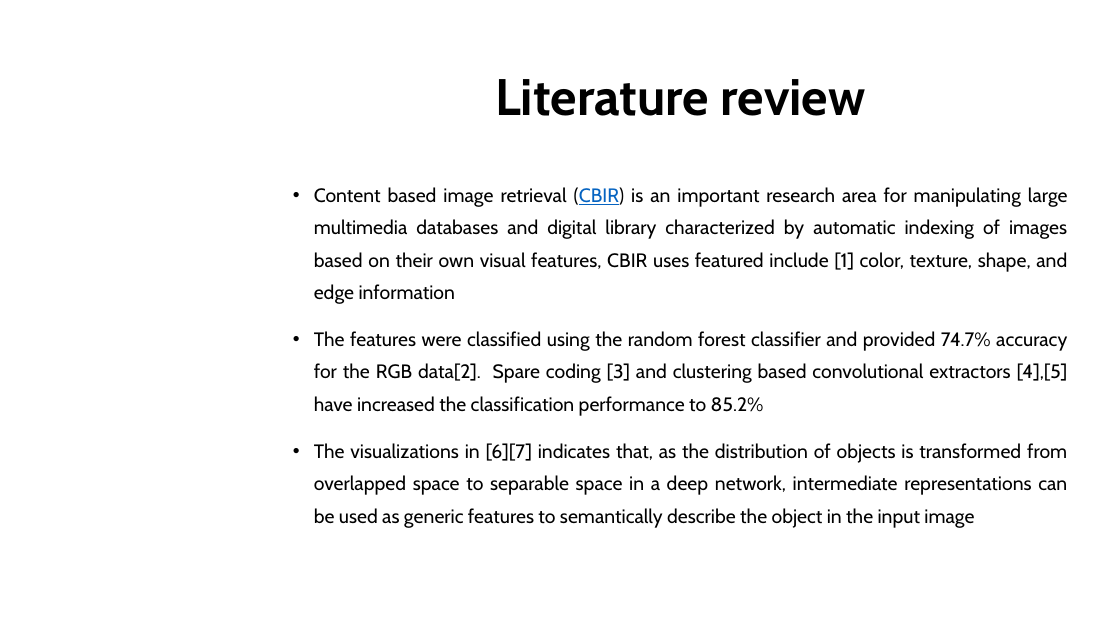
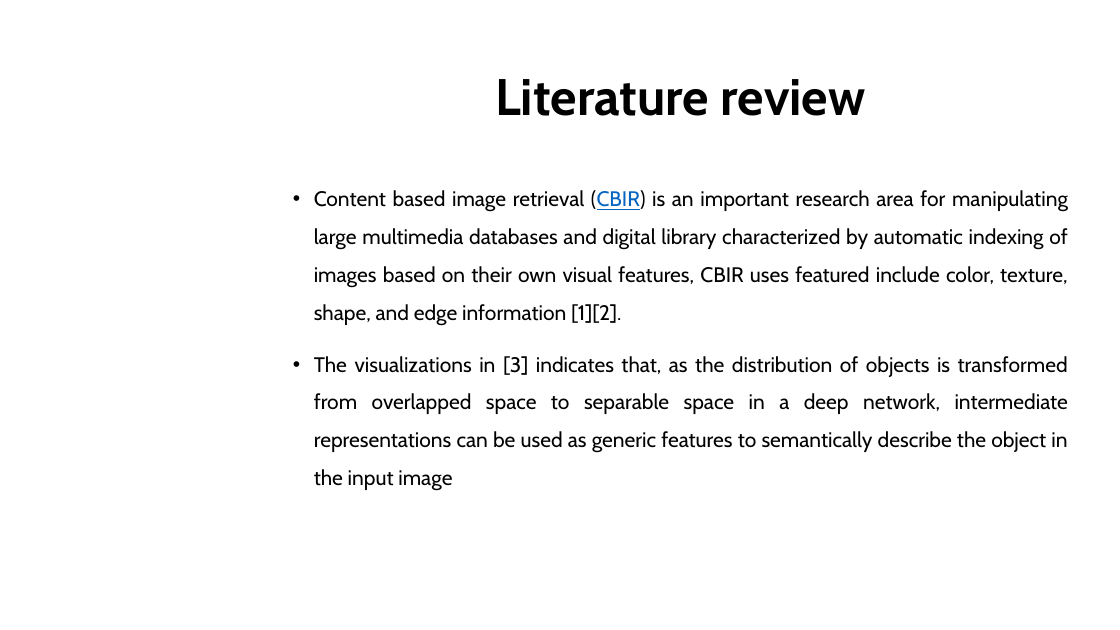
Before and after one commit to dungdovu/DGA1031, a slide deck: slide 8 of DGA1031/What is it.pptx (slide 9 before the commit). Drawn at 1120x630 pixels with LibreOffice and Linux fonts; fonts in the diff are those of the drawing; background and template pictures are left out. Boxes give left, top, right and bottom in pixels: in the first picture for what was removed or moved away, otherwise in the second. Text is boxed around its words. In the diff, an @@ line names an element or a change of style, - is before the commit and + after.

```diff
--- a/DGA1031/What is it.pptx
+++ b/DGA1031/What is it.pptx
@@ text at (314, 190, 1068, 491): text changed; size 16.6 to 18 pt @@
-• Content based image retrieval (CBIR) is an important research area for manipulating large multimedia databases and digital library characterized by automatic indexing of images based on their own visual features, CBIR uses featured include [1] color, texture, shape, and edge information
-• The features were classified using the random forest classifier and provided 74.7% accuracy for the RGB data[2]. Spare coding [3] and clustering based convolutional extractors [4],[5] have increased the classification performance to 85.2%
-• The visualizations in [6][7] indicates that, as the distribution of objects is transformed from overlapped space to separable space in a deep network, intermediate representations can be used as generic features to semantically describe the object in the input image
+• Content based image retrieval (CBIR) is an important research area for manipulating large multimedia databases and digital library characterized by automatic indexing of images based on their own visual features, CBIR uses featured include color, texture, shape, and edge information [1][2].
+• The visualizations in [3] indicates that, as the distribution of objects is transformed from overlapped space to separable space in a deep network, intermediate representations can be used as generic features to semantically describe the object in the input image
```
Also in this commit, not shown: 17 other slides changed, 5 slides added, 2 slides removed, 1 other file.
